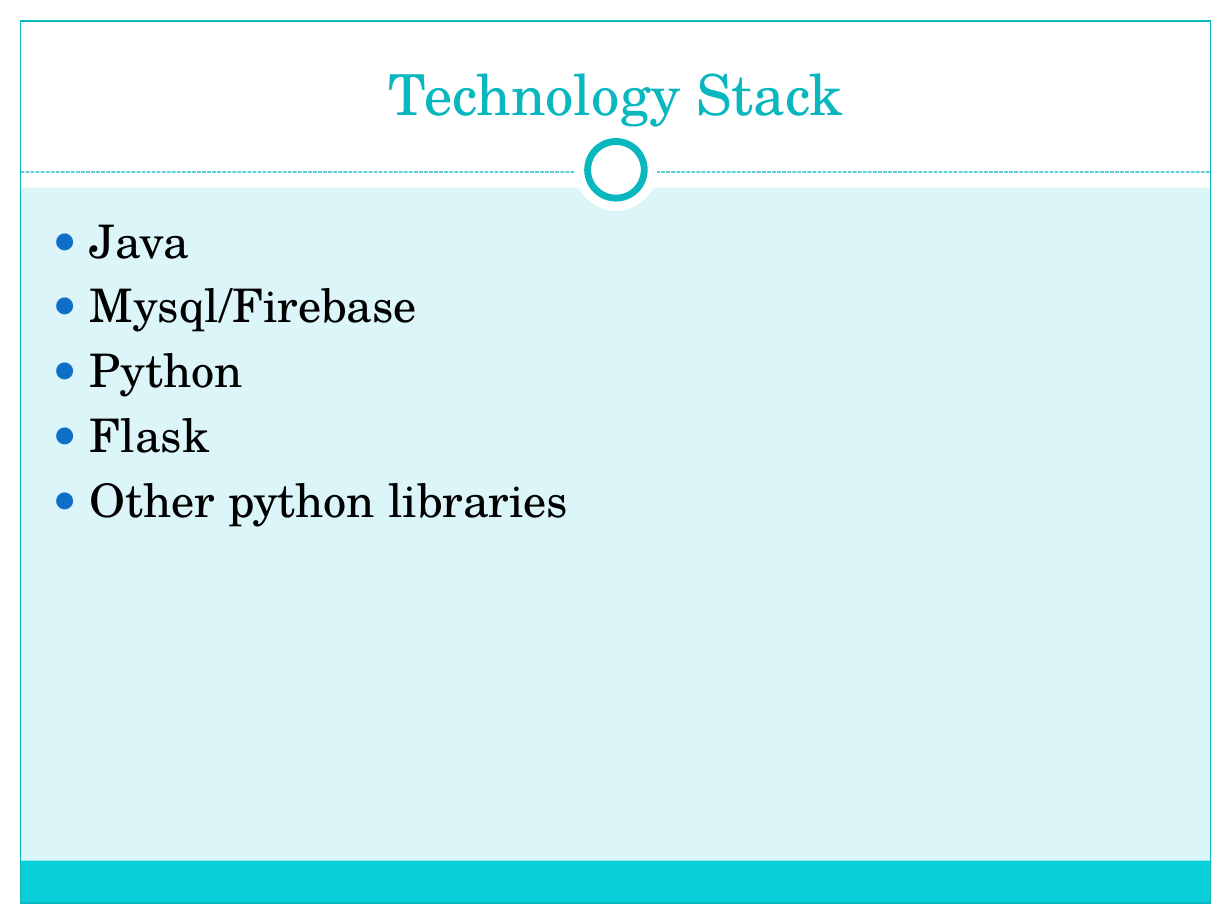
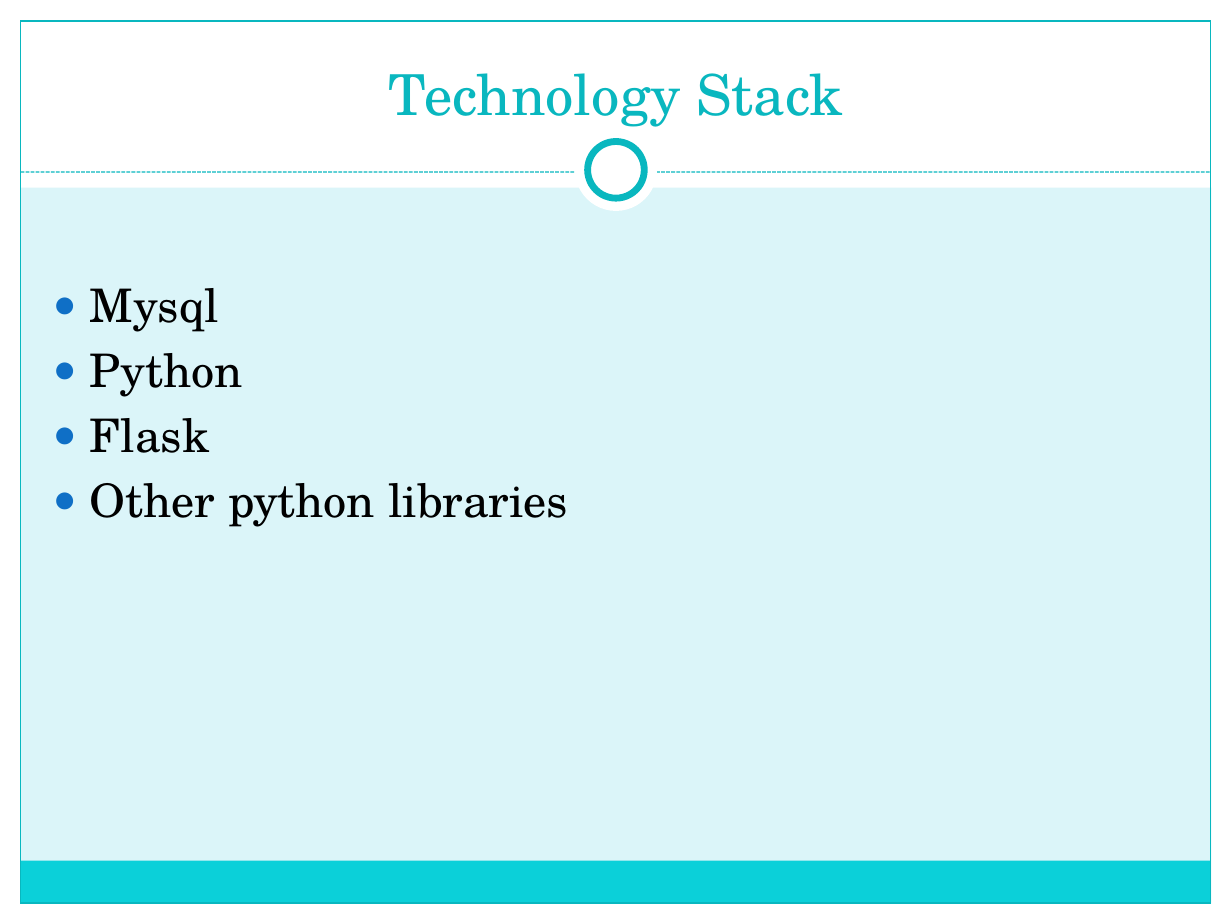
Before and after one commit to kotitechy/Storage, a slide deck: slide 12 of abc.ppt. Drawn at 1232x924 pixels with LibreOffice and Linux fonts; fonts in the diff are those of the drawing. Boxes give left, top, right and bottom in pixels: in the first picture for what was removed or moved away, otherwise in the second. Text is boxed around its words. In the diff, an @@ line names an element or a change of style, - is before the commit and + after.

```diff
--- a/abc.ppt
+++ b/abc.ppt
@@ text at <box>90,288,220,332</box>: text changed @@
-● Java
-● Mysql/Firebase
+● Mysql
```
Also in this commit, not shown: 2 other slides changed, 3 slides added.
